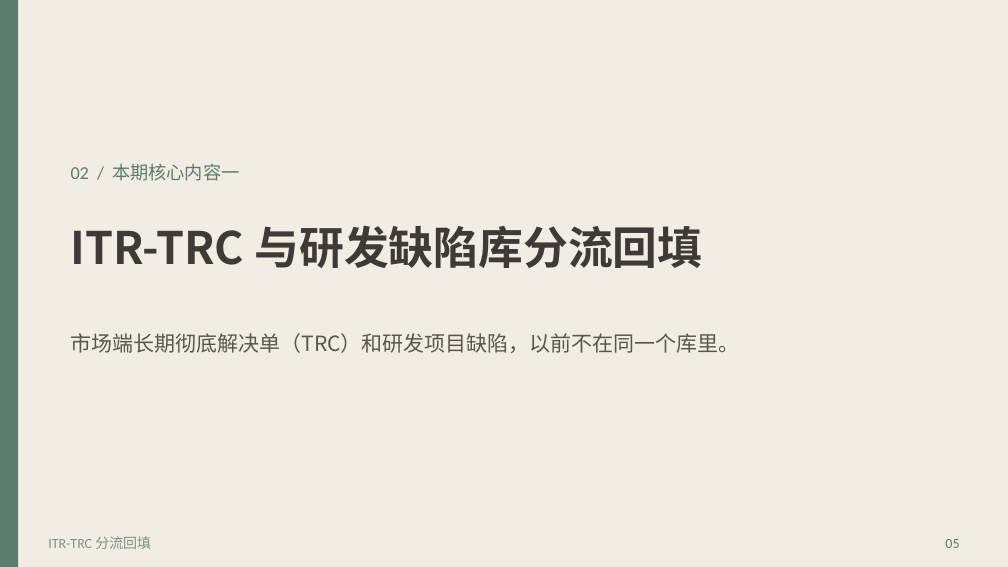
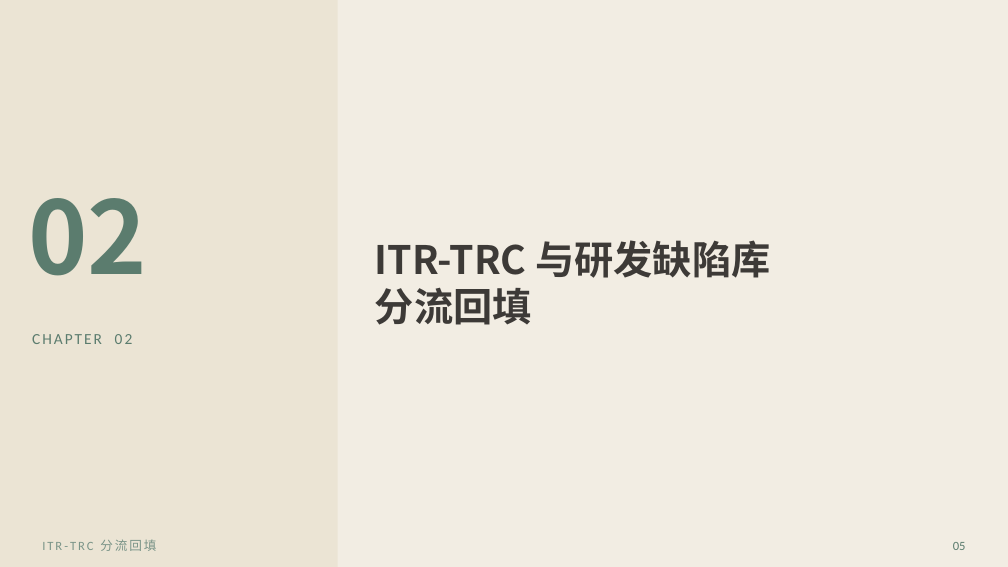
Before and after one commit to khalildai/test-send-file, a slide deck: slide 5 of 效能平台版本发布会.pptx. Drawn at 1008x567 pixels with LibreOffice and Linux fonts; fonts in the diff are those of the drawing. Boxes give left, top, right and bottom in pixels: in the first picture for what was removed or moved away, otherwise in the second. Text is boxed around its words. In the diff, an @@ line names an element or a change of style, - is before the commit and + after.

```diff
--- a/效能平台版本发布会.pptx
+++ b/效能平台版本发布会.pptx
@@ rectangle: place and size @@
-rectangle at (0,0,18,566)
+rectangle at (0,0,338,566)
@@ rectangle at (0,0,338,566): fill #5B7C6E to #EBE4D4 @@
@@ text at (28,198,147,276): text changed; size 13 to 72 pt; font Calibri to Noto Sans CJK SC; bold on @@
-02 / 本期核心内容一
+02
@@ text at (375,240,770,325): text changed; size 32 to 28 pt @@
-ITR-TRC 与研发缺陷库分流回填
+ITR-TRC 与研发缺陷库
+分流回填
@@ text added at (32,334,133,344), 11 pt, text #5B7C6E @@
+CHAPTER 02
@@ text removed at (71,333,740,353) @@
-市场端长期彻底解决单（TRC）和研发项目缺陷，以前不在同一个库里。
@@ text "ITR-TRC 分流回填" at (42,539,156,551): size 10 to 9 pt, letter spacing 0 to 1.4 pt @@
@@ text "05": place and size @@
-text "05" at (945,539,959,548)
+text "05" at (953,542,966,550)
@@ text "05" at (953,542,966,550): size 10 to 9 pt @@
```
Also in this commit, not shown: 22 other slides changed.
